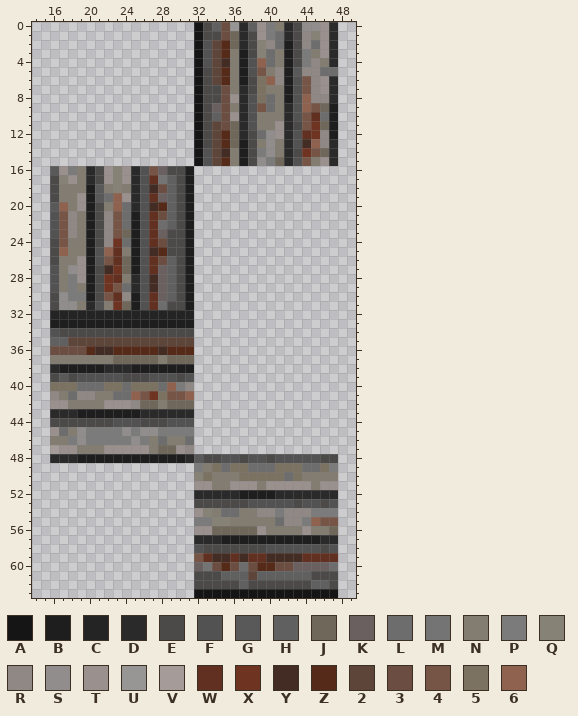
Two states of a pixel-art sprite, Resources/Textures/Nuclear14/Structures/Walls/wooddark.rsi/wood6.png. This is how it looked before the edit.
The file is 64x64 pixels. Colours within 5 levels of each other are drawn and written as one. Shown: x 14..49, y 0..63.
Palette (. is transparent): A #151515  B #1e1e1e  C #242424  D #2a2a2a  E #4c4949  F #525252  G #595959  H #606060  J #6f6759  K #6b6060  L #6d6d6d  M #747474  N #827c71  P #7b7b7b  Q #878276  R #8f8885  S #908d8c  T #9a918e  U #989694  V #a59b98  W #623020  X #6f3421  Y #432c23  Z #562a19  2 #5d453a  3 #6b4e41  4 #775546  5 #7b7261  6 #8e624e
Pixels before, first column x 16:
 0 ................AEH3UDHTPNDESSTD
 1 ................AEE3JDETPLDERQTD
 2 ................AF2ZJDEQRLBERLTD
 3 ................AF2ZNBEQLNBEPNTD
 4 ................AF2YNBF6LNBEPRND
 5 ................AE2ZNBF4NRBGRRLL
 6 ................AE2ZNBE56RBF4RTD
 7 ................AEE3NDE5NNBF4RTD
 8 ................AEE3TDF5LNBF6RRD
 9 ................AEK3NDF4LNDF64JB
10 ................AEH3TDFNNNDF4WLB
11 ................AE23JDFNNTDE4XJB
12 ................AE2ZJDELSTDFWXRB
13 ................AE2ZJBENSNDFY6RD
14 ................AF2YNBEPSNDEX4JD
15 ................AF2ZNBESPJDF4NTD
16 GTPNDETQTDF4KEEB................
17 EQTNDETQTDFWMHEB................
18 ENNNBGNQNDFY3HEB................
19 ENNTBGL6TDFWKHEB................
20 G6NTBEN6LDFYZHEB................
21 F4RNBER4LBFW3HEB................
22 F4RNBER4LBFWLHEB................
23 F4RNBER4JBFWKEEB................
24 E4NNBERXLBFW3EEB................
25 E6NNBF6WNBFYZEEB................
26 ENNTBF4WJBFW3HEB................
27 FNSTBEYXJBFWKHEB................
28 FNPTBEXWNDFYKHEB................
29 FNPNBEX4LDFYKHEB................
30 ESPPBE4WRBFWKHEB................
31 ESSNDFNXJBFWLEEB................
32 CCCCCCCCCCCCCCCC................
33 BBBBBBBBBBBBBBBB................
34 FEEEEEEEEEEEEEEE................
35 HH22222222222222................
36 3333ZYYZZZZZYZZZ................
37 NNNNNNNJJJJJNJJJ................
38 DBBBBBDDDBBBBBBB................
39 EGEFFFFFEEEFFFEF................
40 555LLL55L555L6PR................
41 RNLRRNNLL64X5446................
42 TTNNNNTTTRJJNJJJ................
43 DDDBBBBBBBDDDDDD................
44 EEEEEEEFFFEEEFFF................
45 TLNSPPPPSPSSPPPP................
46 NNPSPPPPPSPNLNNL................
47 VTTNNNTTTTTNJJTR................
48 DDDBBBBBBBBBBBBDGEEFFEFFEFFFFFEE
49 ................PN5L55LLL555LL5P
50 ................Q5NNN55555L5NNNN
51 ................TTNNTTTNTTTTTNTT
52 ................DDDDDBBBBDDDDDDD
53 ................EEEEEEFFFFFEFFEF
54 ................TQNLLNNRRPRRRPPP
55 ................PPQQNNNNNLRRP644
56 ................TTJJJJJTNNNNTNNJ
57 ................DDDBBBBBBBBBBBDD
58 ................FEEEEEEEFFFFFFEF
59 ................4WYYWYWWYYYYWWWW
60 ................KM3Z3L3ZZ33KKKKL
61 ................EEEHHH2HHHHHHEEE
62 ................EEEEEHEEEEEEEHHE
63 ................AAAAAAAAAAAAAAAA
Now the later version:
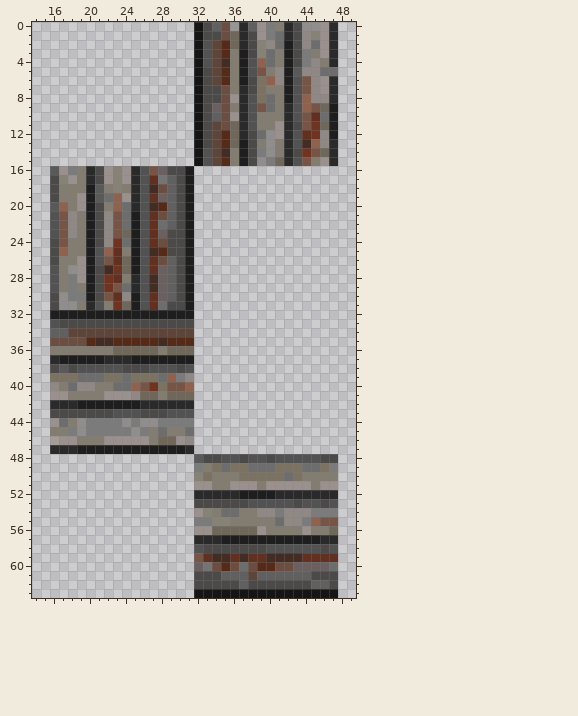
Changes in this commit:
{"y":32,"x":16,"old":"CCCCCCCCCCCCCCCC","new":"BBBBBBBBBBBBBBBB"}
{"y":33,"x":16,"old":"BBBBBBBBBBBBBBBB","new":"FEEEEEEEEEEEEEEE"}
{"y":34,"x":16,"old":"FEEEEEEEEEEEEEEE","new":"HH22222222222222"}
{"y":35,"x":16,"old":"HH22222222222222","new":"3333ZYYZZZZZYZZZ"}
{"y":36,"x":16,"old":"3333ZYYZZZZZYZZZ","new":"NNNNNNNJJJJJNJJJ"}
{"y":37,"x":16,"old":"NNNNNNNJJJJJNJJJ","new":"DBBBBBDDDBBBBBBB"}
{"y":38,"x":16,"old":"DBBBBBDDDBBBBBBB","new":"EGEFFFFFEEEFFFEF"}
{"y":39,"x":16,"old":"EGEFFFFFEEEFFFEF","new":"555LLL55L555L6PR"}
{"y":40,"x":16,"old":"555LLL55","new":"RNLRRNNL"}
{"y":40,"x":25,"old":"555L6PR","new":"64X5446"}
{"y":41,"x":16,"old":"RNLRR","new":"TTNNN"}
{"y":41,"x":22,"old":"NLL64X5446","new":"TTTRJJNJJJ"}
{"y":42,"x":16,"old":"TTNNNNTTTRJJNJJJ","new":"DDDBBBBBBBDDDDDD"}
{"y":43,"x":16,"old":"DDDBBBBBBBDDDDDD","new":"EEEEEEEFFFEEEFFF"}
{"y":44,"x":16,"old":"EEEEEEEFFFEEEFFF","new":"TLNSPPPPSPSSPPPP"}
{"y":45,"x":16,"old":"TLN","new":"NNP"}
{"y":45,"x":24,"old":"SPSSPPPP","new":"PSPNLNNL"}
{"y":46,"x":16,"old":"NNPSPPPPPSP","new":"VTTNNNTTTTT"}
{"y":46,"x":28,"old":"LNNL","new":"JJTR"}
{"y":47,"x":16,"old":"VTTNNNTTTTTNJJTR","new":"DDDBBBBBBBBBBBBD"}
{"y":48,"x":16,"old":"DDDBBBBBBBBBBBBD","new":"................"}
{"label":"changed","picture_box":[50,310,194,463]}
